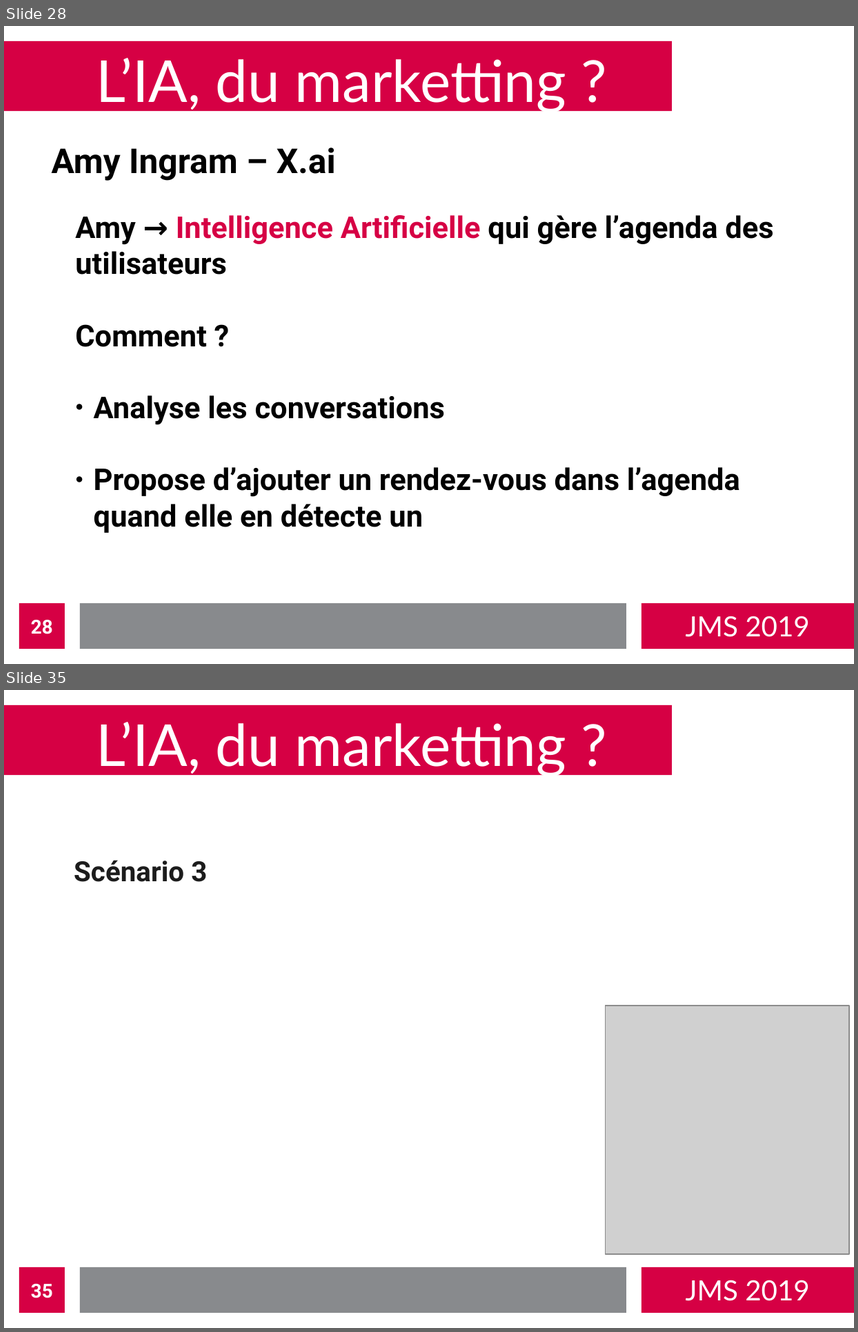
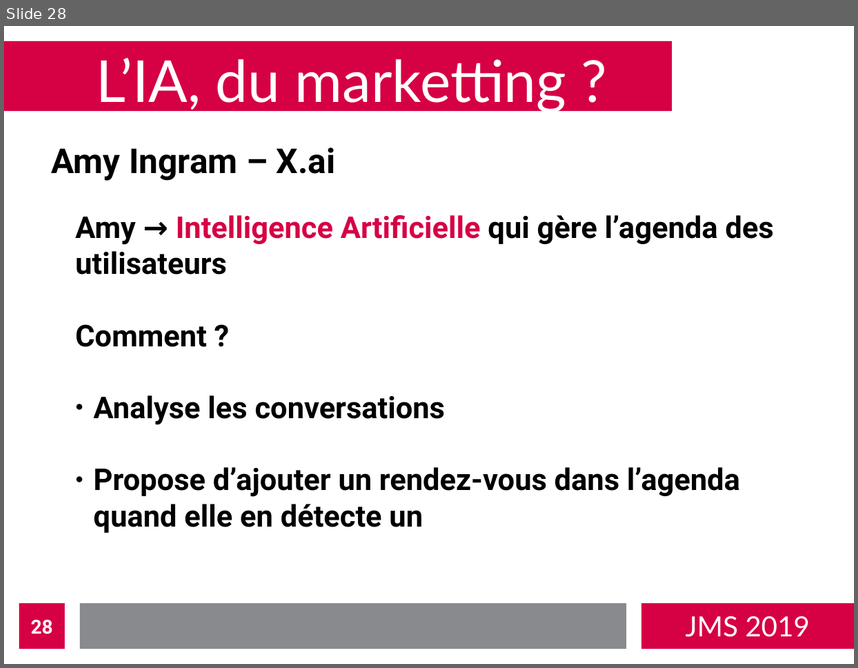
Before and after one commit to bastienvanderplaetse/JMS-2019, a slide deck: presentation-expanded.odp. Shown one above the other, each under a label of ours: slides 28 and 35 before the commit, slide 28 after it; the slides between them are not shown. The pictures are 858x1332 and 858x668 pixels, drawn with LibreOffice and Linux fonts; fonts in the diff are those of the drawing; grey boxes stand for pictures. Boxes give left, top, right and bottom in pixels: in the first picture for what was removed or moved away, otherwise in the second. Text is boxed around its words. In the diff, an @@ line names an element or a change of style, - is before the commit and + after.

```diff
--- a/presentation-expanded.odp
+++ b/presentation-expanded.odp
@@ slide 35 removed at bbox=[4, 690, 854, 1328], background #FFFFFF; not listed: 4 template elements that a slide beside it also shows @@
@@ title removed at bbox=[96, 722, 567, 777] @@
-L’IA, du marketting ?
@@ text removed at bbox=[74, 860, 207, 882] @@
-Scénario 3
@@ picture removed at bbox=[606, 1005, 850, 1254] @@
@@ page number removed at bbox=[19, 1267, 65, 1312] @@
-35
```
Also in this commit, not shown: 2 slides changed, 1 slide added, 5 other slides removed, 4 other files.
